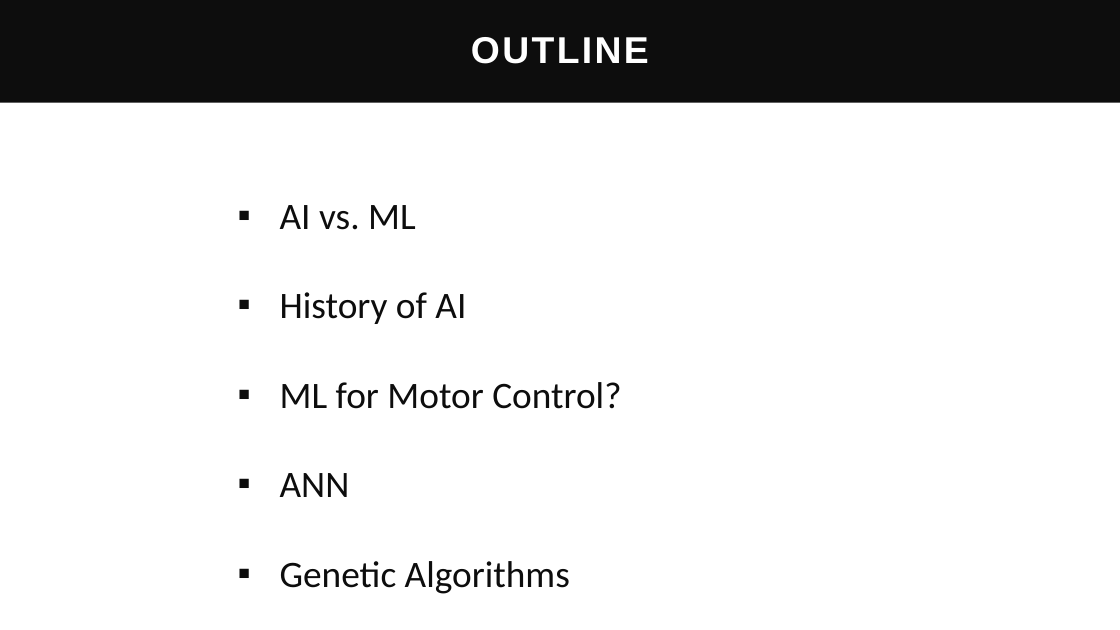
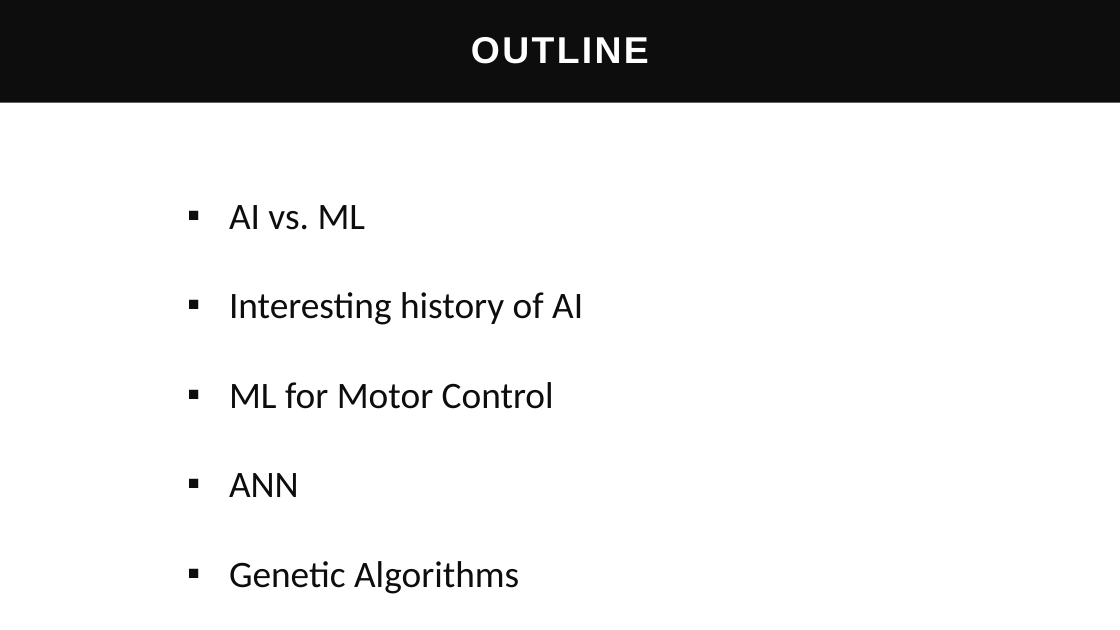
Before and after one commit to parangeomkar/stm32, a slide deck: slide 3 of ppt.pptx (slide 2 before the commit). Drawn at 1120x630 pixels with LibreOffice and Linux fonts; fonts in the diff are those of the drawing. Boxes give left, top, right and bottom in pixels: in the first picture for what was removed or moved away, otherwise in the second. Text is boxed around its words. In the diff, an @@ line names an element or a change of style, - is before the commit and + after.

Commit message:
updated

```diff
--- a/ppt.pptx
+++ b/ppt.pptx
@@ text "AI vs. ML" moved from (x1=280, y1=205, x2=621, y2=594) to (x1=229, y1=205, x2=583, y2=594) @@
@@ text at (x1=229, y1=292, x2=583, y2=409): text changed @@
-▪ History of AI
-▪ ML for Motor Control?
+▪ Interesting history of AI
+▪ ML for Motor Control
```
Also in this commit, not shown: 1 other slide changed, 10 slides added, 2 slides removed.
